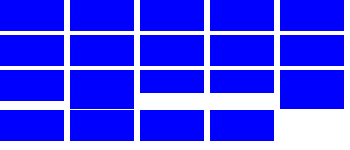
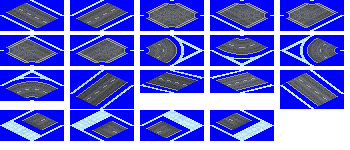
Comparing the layer stacks of the two 350x150 images. Changes:
added layer "ASF2_AVENUE_SNOW" above "ASF2_AVENUE_SNOW_ORIGINAL" over [0, 0, 344, 141]
